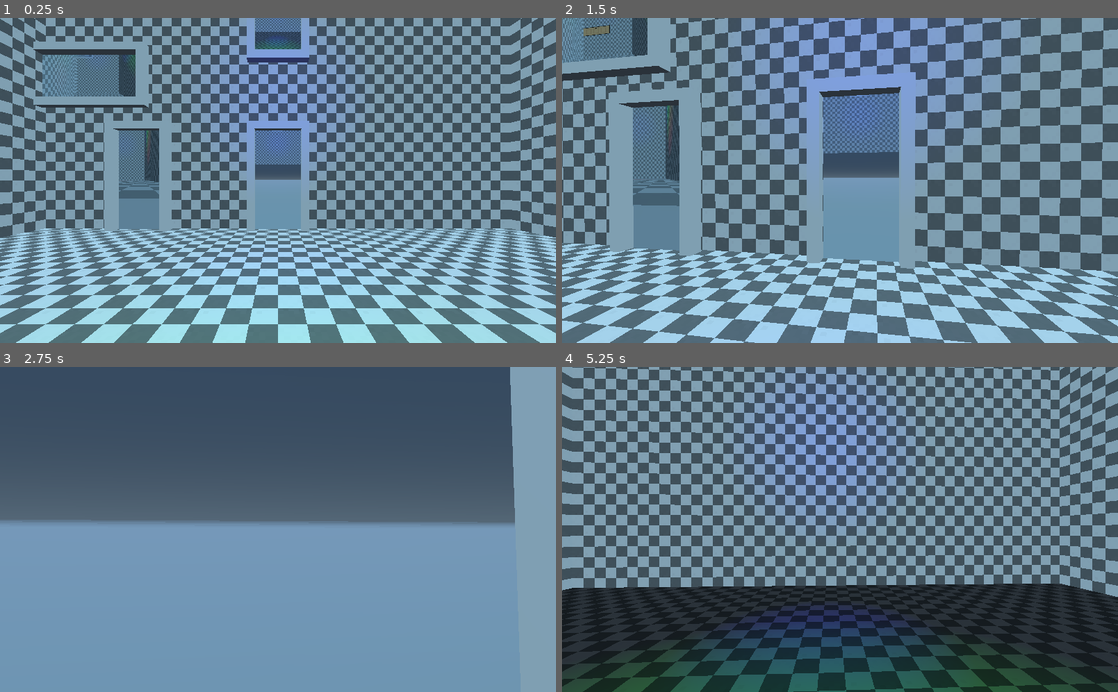
Above: before the commit, frames 1-4 (two rows, left to right).
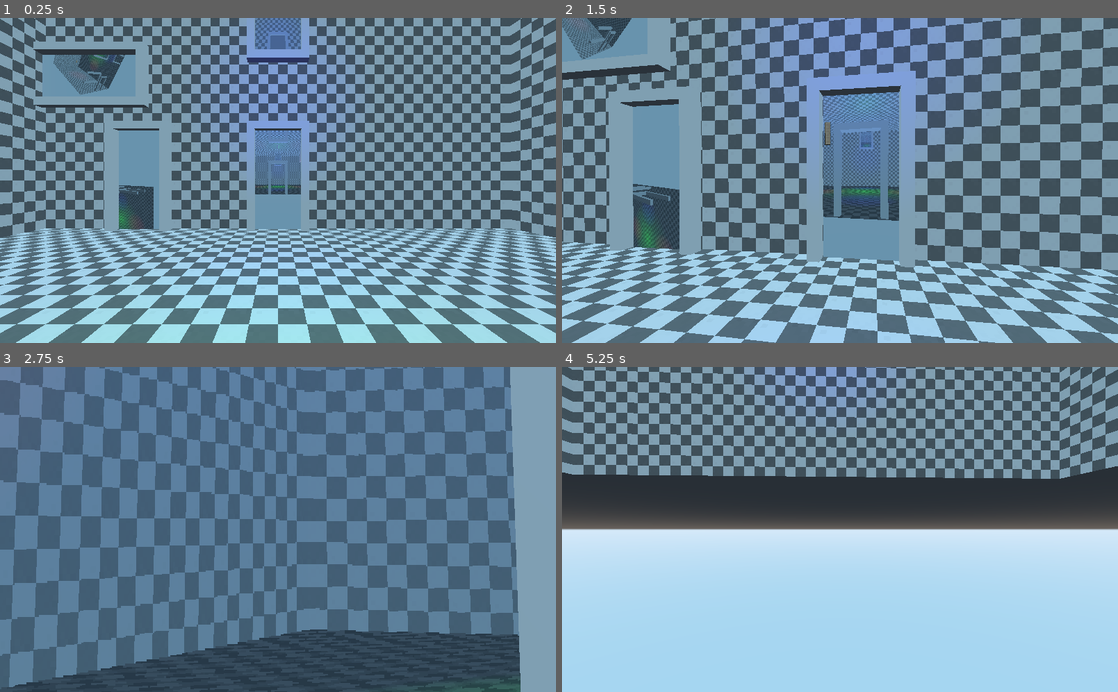
Above: after the commit, the same moments.

Repository: Krazy-J/door-in-the-wall
Game: Godot game, scene res://Main.tscn
Two runs of this game, one before a commit and one after it. Both use one fixed random seed, a clock stepped at 60 frames per second and the inputs below.
Inputs (mouse positions are in pixels of both pictures, inside the frame that each line leads up to):
- Up to frame 1 (0.25 s): no input
- Up to frame 2 (1.5 s): move the mouse to (867, 180) at 0.52 s; hold Space (jump, bound only after the commit) 0.53-1.28 s; hold W (move_forward) from 0.53 s (still down); move the mouse to (812, 180) at 1.27 s; click (812, 180) at 1.35 s
- Up to frame 3 (2.75 s): keep holding W (move_forward); tap Space (jump, bound only after the commit) at 1.52, 1.55, 1.82 s; move the mouse to (289, 523) at 2.02 s; hold Space (jump, bound only after the commit) from 2.03 s (still down)
- Up to frame 4 (5.25 s): keep holding W (move_forward); move the mouse to (834, 536) at 2.77 s; release Space (jump, bound only after the commit) at 2.78 s; click (834, 536) at 2.85 s; tap Space (jump, bound only after the commit) at 3.02, 3.05, 3.32, 4.52, 4.55, 4.82 s; move the mouse to (878, 532) at 3.52 s; hold Space (jump, bound only after the commit) 3.53-4.28 s; move the mouse to (795, 526) at 4.27 s; click (795, 526) at 4.35 s; move the mouse to (845, 529) at 5.02 s; hold Space (jump, bound only after the commit) from 5.03 s (still down)

The runs differ from the first frame. In frame 1, 4.6% of the frame differs, in the area x 7-55%, y 0-65%; in frame 2, 17%; in frame 3, 65%; in frame 4, 91%, in the area x 0-100%, y 0-100%.

Commit message:
Improved door and player
Mainly improved the DoorViewport and Player scripts.

Diff:
--- a/objects/Door.tscn
+++ b/objects/Door.tscn
@@ -41,10 +41,9 @@
 color = Color( 0.227451, 0.537255, 0.223529, 1 )
 
 [node name="Spatial" type="Spatial" parent="Viewport"]
-transform = Transform( 1, 0, 0, 0, 1, 0, 0, 0, 1, 0.2, 3.5, 0 )
+transform = Transform( -4.37114e-08, 0, 1, 0, 1, 0, -1, 0, -4.37114e-08, 0.2, 3.5, 0 )
 
 [node name="Camera" type="Camera" parent="Viewport/Spatial"]
-transform = Transform( -4.37114e-08, 0, 1, 0, 1, 0, -1, 0, -4.37114e-08, 0, 0, 0 )
 current = true
 
 [node name="DoorFrameBack" type="MeshInstance" parent="."]
--- a/objects/DoorViewport.gd
+++ b/objects/DoorViewport.gd
@@ -1,30 +1,24 @@
 extends Viewport
 
-onready var exitDoorID = get_parent().exitDoorID
-
-onready var player = get_node("/root/Main/Player")
 onready var camera = $Spatial/Camera
 
 func _ready():
-	print(exitDoorID)
-	camera.make_current()
+	print(get_parent().exitDoorID)
+	$Spatial/Camera.make_current()
 
-func place_camera():
-	var exitDoor = get_parent().get_parent().get_child(exitDoorID)
-	#$Spatial/Camera.translation -= get_parent().translation
-	#camera.transform = Transform(Basis(), (player as Spatial).transform.origin);
-	#camera.translation -= get_parent().translation
-	#camera.transform = camera.transform.rotated(Vector3(1, 0, 0), (exitDoor.rotation_degrees.x - get_parent().rotation_degrees.x) / 180 * PI)
-	#camera.transform = camera.transform.rotated(Vector3(0, 1, 0), (exitDoor.rotation_degrees.y - get_parent().rotation_degrees.y) / 180 * PI)
-	#camera.transform = camera.transform.rotated(Vector3(0, 0, 1), (exitDoor.rotation_degrees.z - get_parent().rotation_degrees.z) / 180 * PI)
-	#camera.translation += exitDoor.translation
-	camera.rotation_degrees.x = exitDoor.rotation_degrees.z
-	camera.rotation_degrees.y = exitDoor.rotation_degrees.y
-	camera.rotation_degrees.z = exitDoor.rotation_degrees.x
-	camera.translation = exitDoor.translation
-	camera.rotation_degrees.y += 90
-	camera.translation.y += 3
+func place_camera(exitDoor):
+	$Spatial.translation = get_node("/root/Main/Player").translation
+	$Spatial.translation -= get_parent().translation
+	$Spatial.transform = $Spatial.transform.rotated(Vector3(0, 0, 1), (-get_parent().rotation_degrees.x) / 180 * PI)
+	$Spatial.transform = $Spatial.transform.rotated(Vector3(0, 1, 0), (-get_parent().rotation_degrees.y) / 180 * PI)
+	$Spatial.transform = $Spatial.transform.rotated(Vector3(1, 0, 0), (-get_parent().rotation_degrees.z) / 180 * PI)
+	$Spatial.translation += Vector3(0, 1, 0)
+	$Spatial.transform = $Spatial.transform.looking_at(Vector3(0, 3, 0), Vector3(0, 1, 0))
+	$Spatial.transform = $Spatial.transform.rotated(Vector3(0, 0, 1), (exitDoor.rotation_degrees.x) / 180 * PI)
+	$Spatial.transform = $Spatial.transform.rotated(Vector3(0, 1, 0), (180 + exitDoor.rotation_degrees.y) / 180 * PI)
+	$Spatial.transform = $Spatial.transform.rotated(Vector3(1, 0, 0), (exitDoor.rotation_degrees.z) / 180 * PI)
+	$Spatial.translation += exitDoor.translation
 
 func _process(delta):
-	place_camera()
+	place_camera(get_parent().get_parent().get_child(get_parent().exitDoorID))
 	pass
--- a/player/Player.gd
+++ b/player/Player.gd
@@ -1,16 +1,14 @@
 extends RigidBody
 
 
-var speed = 400.0;
-var mouse_sensitivity = 0.003; # radians/pixel
+export var speed = 400;
+export var mouse_sensitivity = 0.003; # radians/pixel
+export var gravity = 10000;
 
 onready var camera = $PivotY/PivotX/Camera
 
 func _ready():
 	Input.set_mouse_mode(Input.MOUSE_MODE_CAPTURED);
-
-#func _process(delta):
-#	pass
 
 func _input(event):
 	if event.is_action_pressed("mouse_0"):
@@ -22,18 +20,17 @@
 	var input_dir = Vector3()
 	var camera_g_basis = camera.global_transform.basis;
 	if Input.is_action_pressed("move_forward"):
-		input_dir += -camera_g_basis.z
+		input_dir -= camera_g_basis.z
 	if Input.is_action_pressed("move_back"):
 		input_dir += camera_g_basis.z
 	if Input.is_action_pressed("move_left"):
-		input_dir += -camera_g_basis.x
+		input_dir -= camera_g_basis.x
 	if Input.is_action_pressed("move_right"):
 		input_dir += camera_g_basis.x
-	input_dir = Vector3(input_dir.x, 0, input_dir.z)
-	input_dir = input_dir.normalized()
-	# print(String(input_dir.x) + " " + String(input_dir.z))
+	if Input.is_action_pressed("jump"):
+		input_dir += camera_g_basis.y
+	input_dir = Vector3(input_dir.x, 0, input_dir.z).normalized()
 	return input_dir
-
 
 func _unhandled_input(event):
 	if event is InputEventMouseMotion and Input.get_mouse_mode() == Input.MOUSE_MODE_CAPTURED:
@@ -44,3 +41,4 @@
 
 func _physics_process(delta):
 	linear_velocity = get_input() * delta * speed
+	add_central_force(-transform.basis.y * delta * gravity)
--- a/player/Player.tscn
+++ b/player/Player.tscn
@@ -11,6 +11,7 @@
 [node name="Player" type="RigidBody"]
 transform = Transform( 1, 0, 0, 0, 1, 0, 0, 0, 1, 0, 2, 0 )
 physics_material_override = ExtResource( 1 )
+gravity_scale = 0.0
 axis_lock_angular_x = true
 axis_lock_angular_y = true
 axis_lock_angular_z = true
--- a/project.godot
+++ b/project.godot
@@ -51,6 +51,11 @@
 "events": [ Object(InputEventKey,"resource_local_to_scene":false,"resource_name":"","device":0,"alt":false,"shift":false,"control":false,"meta":false,"command":false,"pressed":false,"scancode":16777217,"unicode":0,"echo":false,"script":null)
  ]
 }
+jump={
+"deadzone": 0.5,
+"events": [ Object(InputEventKey,"resource_local_to_scene":false,"resource_name":"","device":0,"alt":false,"shift":false,"control":false,"meta":false,"command":false,"pressed":false,"scancode":32,"unicode":0,"echo":false,"script":null)
+ ]
+}
 
 [rendering]
 
